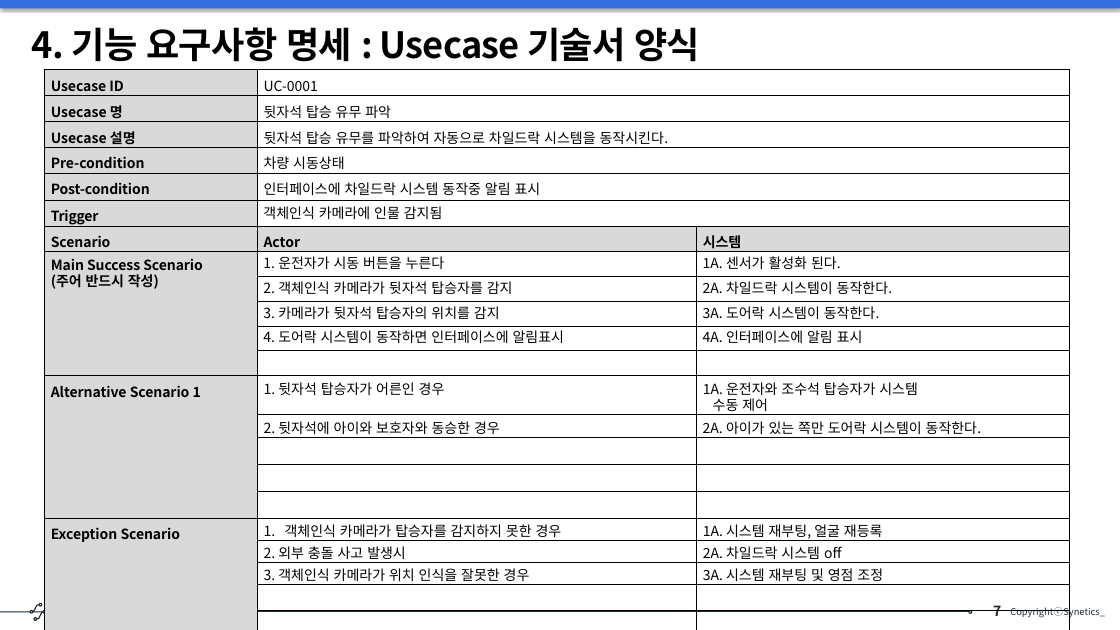
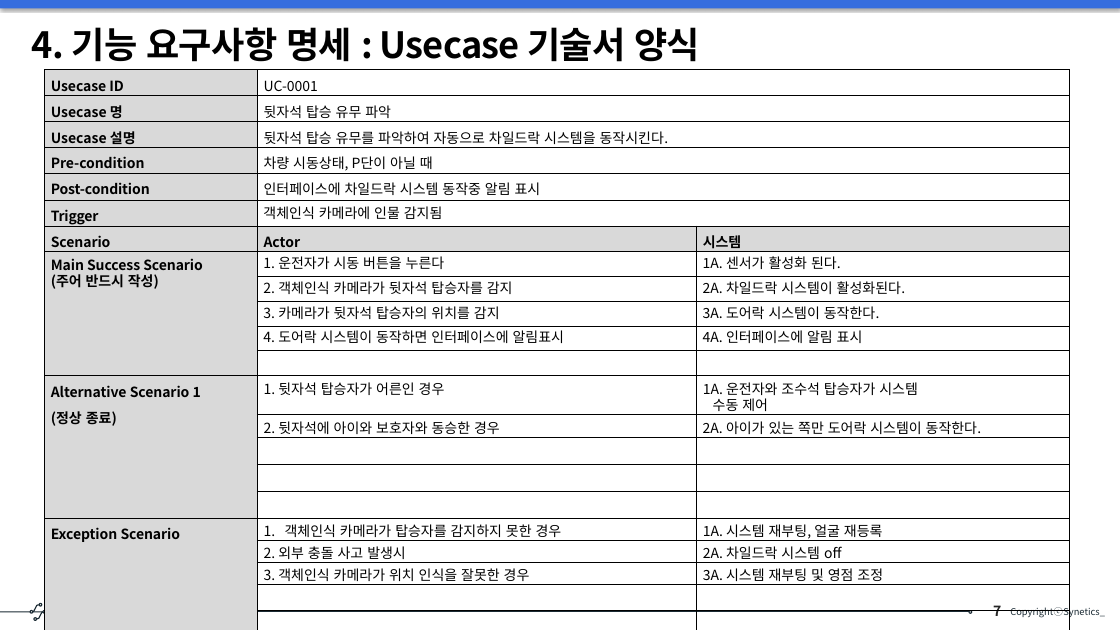
Before and after one commit to s-eunbi-kim/SeSSAC_202501, a slide deck: slide 7 of 01_요구사항 실습/4조_SW 요구사항 분석 및 설계_실습.pptx. Drawn at 1120x630 pixels with LibreOffice and Linux fonts; fonts in the diff are those of the drawing. Boxes give left, top, right and bottom in pixels: in the first picture for what was removed or moved away, otherwise in the second. Text is boxed around its words. In the diff, an @@ line names an element or a change of style, - is before the commit and + after.

```diff
--- a/01_요구사항 실습/4조_SW 요구사항 분석 및 설계_실습.pptx
+++ b/01_요구사항 실습/4조_SW 요구사항 분석 및 설계_실습.pptx
@@ table at box(45, 70, 1070, 610) @@
-row 4, column 2: 차량 시동상태
+row 4, column 2: 차량 시동상태, P단이 아닐 때
-row 9, column 3: 2A. 차일드락 시스템이 동작한다.
+row 9, column 3: 2A. 차일드락 시스템이 활성화된다.
-row 13, column 1: Alternative Scenario 1
+row 13, column 1: Alternative Scenario 1 / (정상 종료)
```
